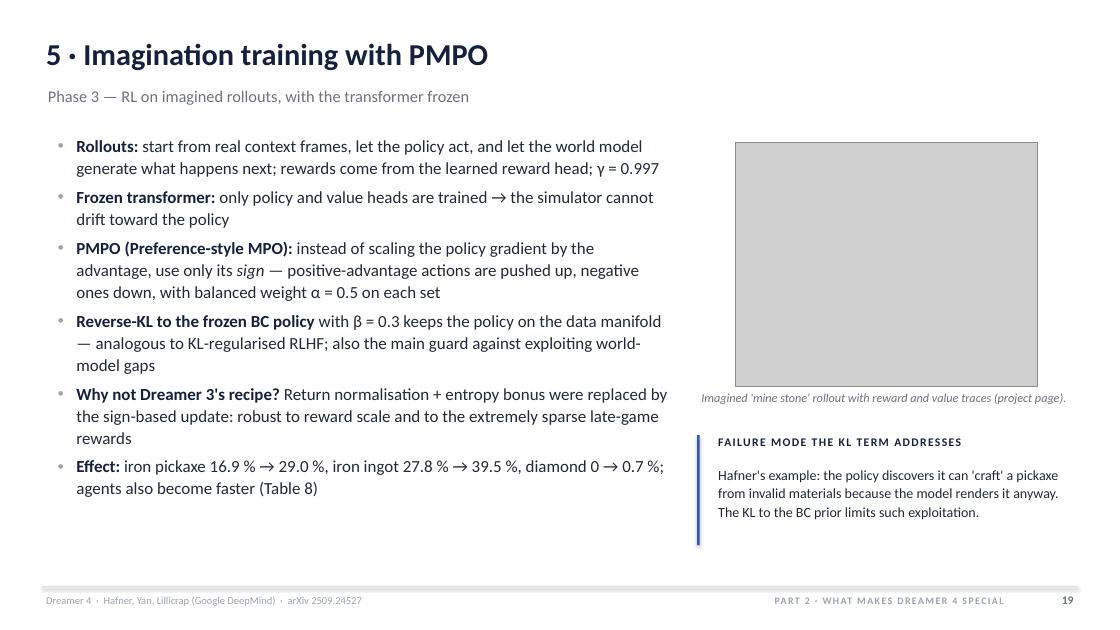
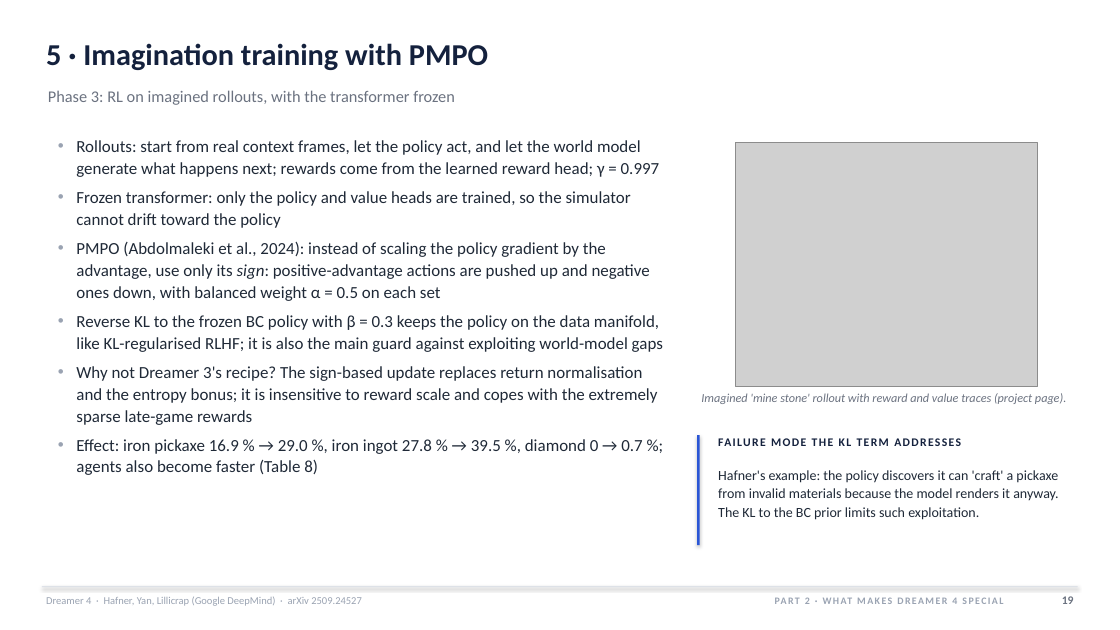
Before and after one commit to HarmannBitte/Dreamer-4, a slide deck: slide 19 of presentation/Dreamer4_Final.pptx. Drawn at 1120x630 pixels with LibreOffice and Linux fonts; fonts in the diff are those of the drawing; grey boxes stand for pictures. Boxes give left, top, right and bottom in pixels: in the first picture for what was removed or moved away, otherwise in the second. Text is boxed around its words. In the diff, an @@ line names an element or a change of style, - is before the commit and + after.

Commit message:
Humanizer text pass over both decks (blader/humanizer v3); new slides: Algorithm 1 in full (eqs. 5-11); deep dive v7 (52 slides), final talk v2 (45 slides); v6 + final v1 renders archived in versions/

```diff
--- a/presentation/Dreamer4_Final.pptx
+++ b/presentation/Dreamer4_Final.pptx
@@ text at (x1=48, y1=90, x2=455, y2=105): text changed @@
-Phase 3 — RL on imagined rollouts, with the transformer frozen
+Phase 3: RL on imagined rollouts, with the transformer frozen
@@ text at (x1=76, y1=140, x2=660, y2=475): text colour #14213D to #1F2937, bold off in "Rollouts:", "Effect:" @@
@@ text at (x1=76, y1=191, x2=663, y2=425): text changed @@
-• Frozen transformer: only policy and value heads are trained → the simulator cannot drift toward the policy
-• PMPO (Preference-style MPO): instead of scaling the policy gradient by the advantage, use only its sign — positive-advantage actions are pushed up, negative ones down, with balanced weight α = 0.5 on each set
-• Reverse-KL to the frozen BC policy with β = 0.3 keeps the policy on the data manifold — analogous to KL-regularised RLHF; also the main guard against exploiting world-model gaps
-• Why not Dreamer 3's recipe? Return normalisation + entropy bonus were replaced by the sign-based update: robust to reward scale and to the extremely sparse late-game rewards
+• Frozen transformer: only the policy and value heads are trained, so the simulator cannot drift toward the policy
+• PMPO (Abdolmaleki et al., 2024): instead of scaling the policy gradient by the advantage, use only its sign: positive-advantage actions are pushed up and negative ones down, with balanced weight α = 0.5 on each set
+• Reverse KL to the frozen BC policy with β = 0.3 keeps the policy on the data manifold, like KL-regularised RLHF; it is also the main guard against exploiting world-model gaps
+• Why not Dreamer 3's recipe? The sign-based update replaces return normalisation and the entropy bonus; it is insensitive to reward scale and copes with the extremely sparse late-game rewards
```
Also in this commit, not shown: 37 other slides changed, 2 slides added, 18 other files.
